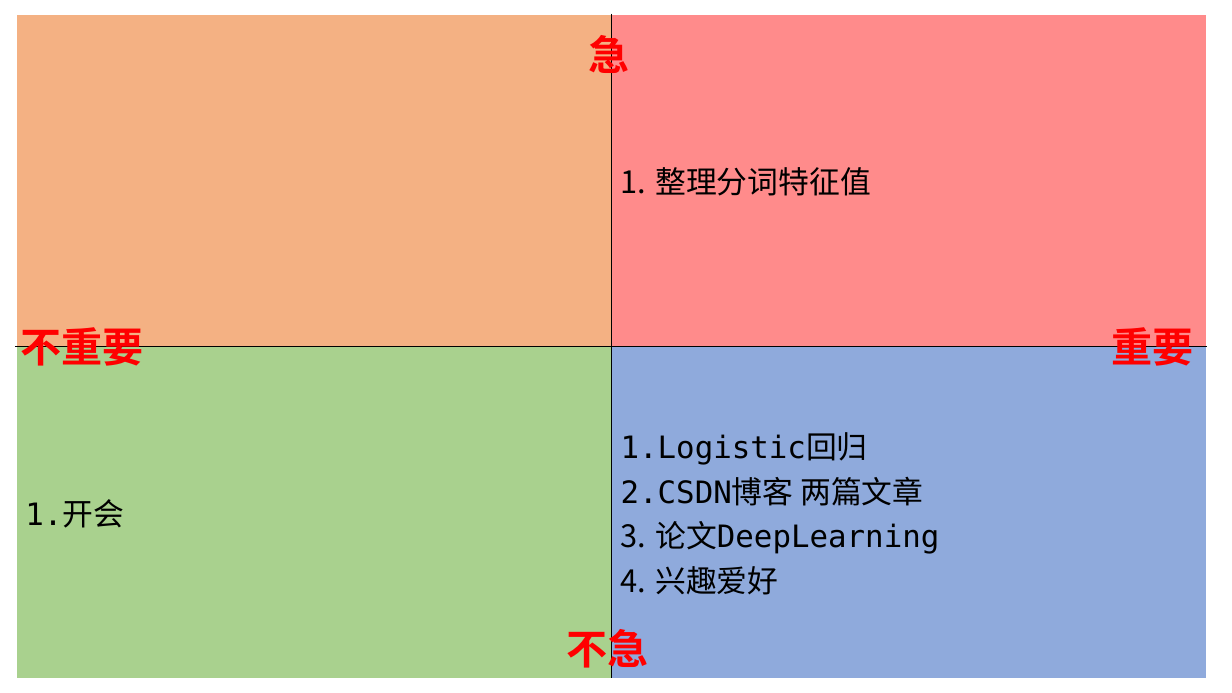
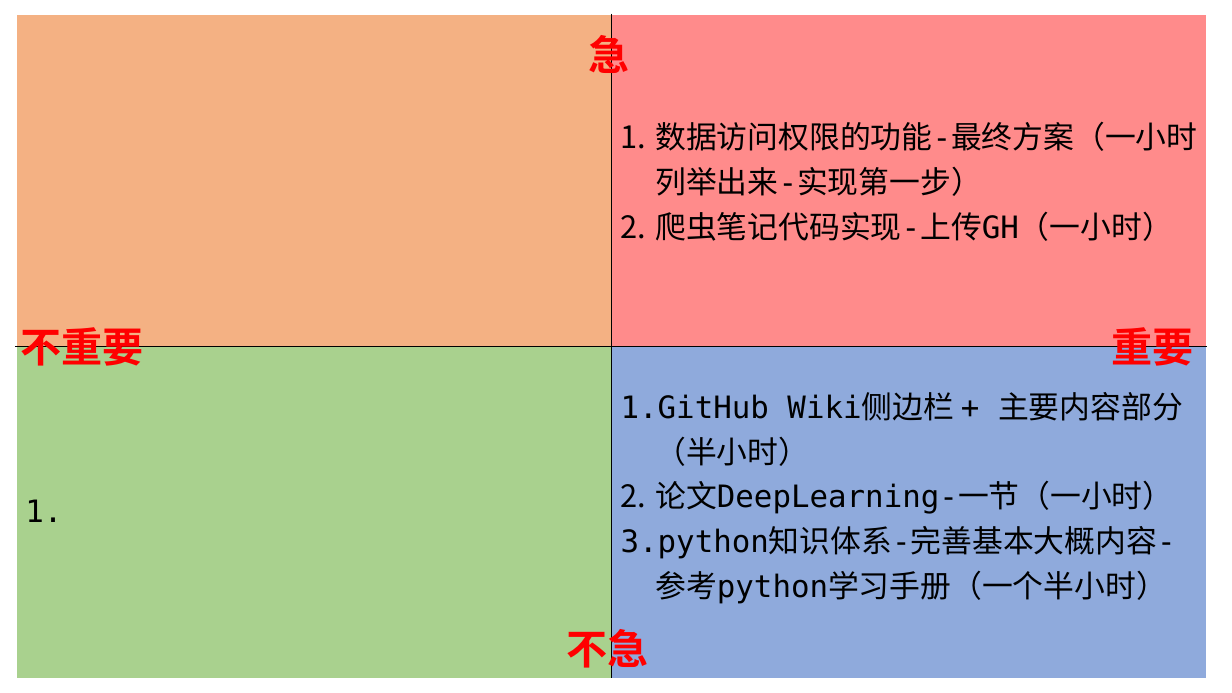
Before and after one commit to lixiangjie/ZX, a slide deck: slide 1 of 重要 急 不重要 不急.pptx. Drawn at 1232x693 pixels with LibreOffice and Linux fonts; fonts in the diff are those of the drawing. Boxes give left, top, right and bottom in pixels: in the first picture for what was removed or moved away, otherwise in the second. Text is boxed around its words. In the diff, an @@ line names an element or a change of style, - is before the commit and + after.

```diff
--- a/重要 急 不重要 不急.pptx
+++ b/重要 急 不重要 不急.pptx
@@ table at <box>16,14,1206,678</box> @@
-row 1, column 2: 整理分词特征值
+row 1, column 2: 数据访问权限的功能-最终方案（一小时 列举出来-实现第一步） / 爬虫笔记代码实现-上传GH（一小时）
-row 2, column 1: 1.开会
+row 2, column 1: 1.
-row 2, column 2: Logistic回归 / CSDN博客 两篇文章 / 论文DeepLearning / 兴趣爱好
+row 2, column 2: GitHub Wiki侧边栏 + 主要内容部分（半小时） / 论文DeepLearning-一节（一小时） / python知识体系-完善基本大概内容-参考python学习手册（一个半小时）
```
Also in this commit, not shown: 2 other files.
